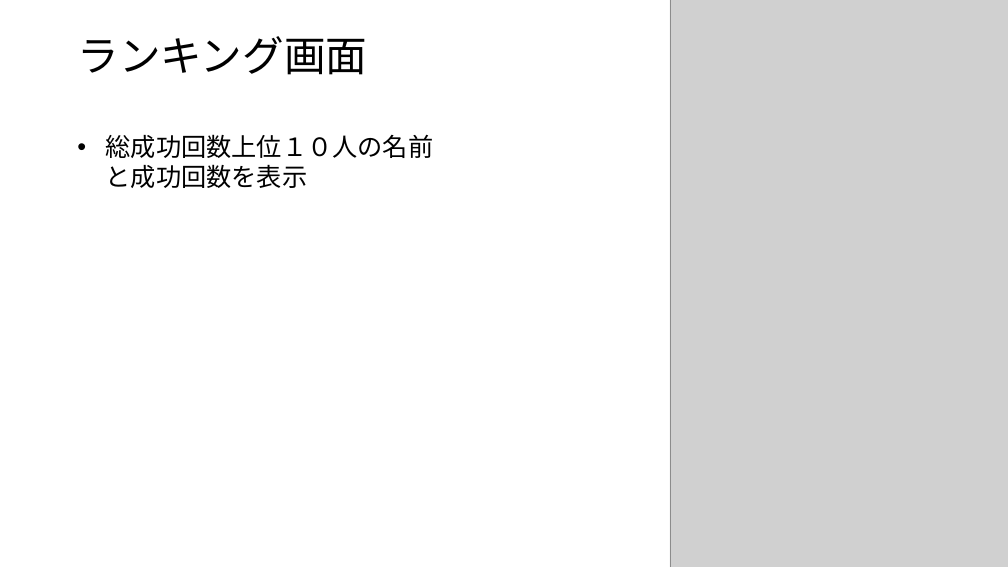
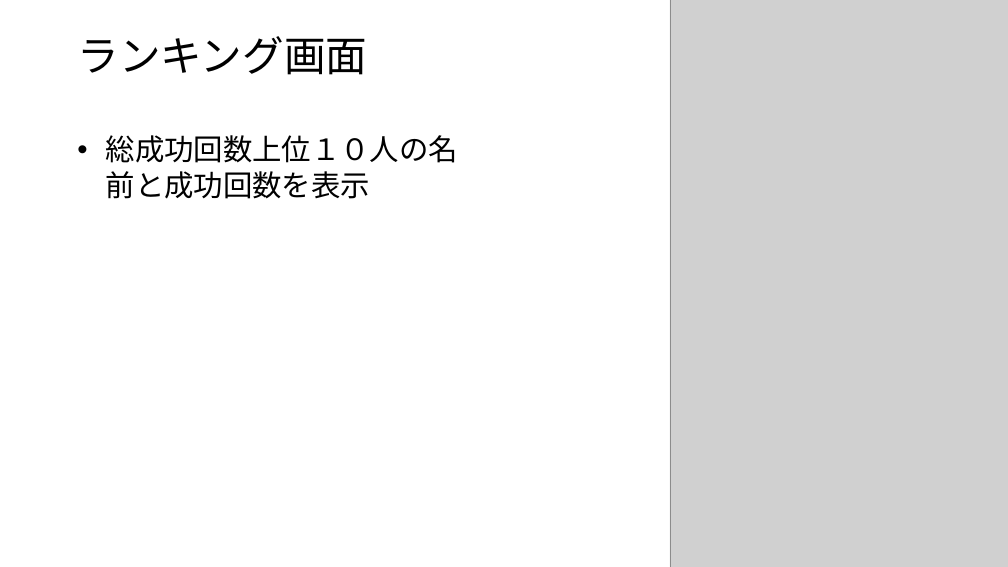
Before and after one commit to jack-app/jackhack2018_F, a slide deck: slide 9 of htmlcss/pptx/teamF.pptx. Drawn at 1008x567 pixels with LibreOffice and Linux fonts; fonts in the diff are those of the drawing; grey boxes stand for pictures. Boxes give left, top, right and bottom in pixels: in the first picture for what was removed or moved away, otherwise in the second. Text is boxed around its words. In the diff, an @@ line names an element or a change of style, - is before the commit and + after.

Commit message:
パワポでグループ画面の画像を更新

```diff
--- a/htmlcss/pptx/teamF.pptx
+++ b/htmlcss/pptx/teamF.pptx
@@ text "総成功回数上位１０人の名前と成功回数を表示" at [106, 135, 458, 163]: size 24 to 28 pt @@
```
Also in this commit, not shown: 6 other slides changed.
